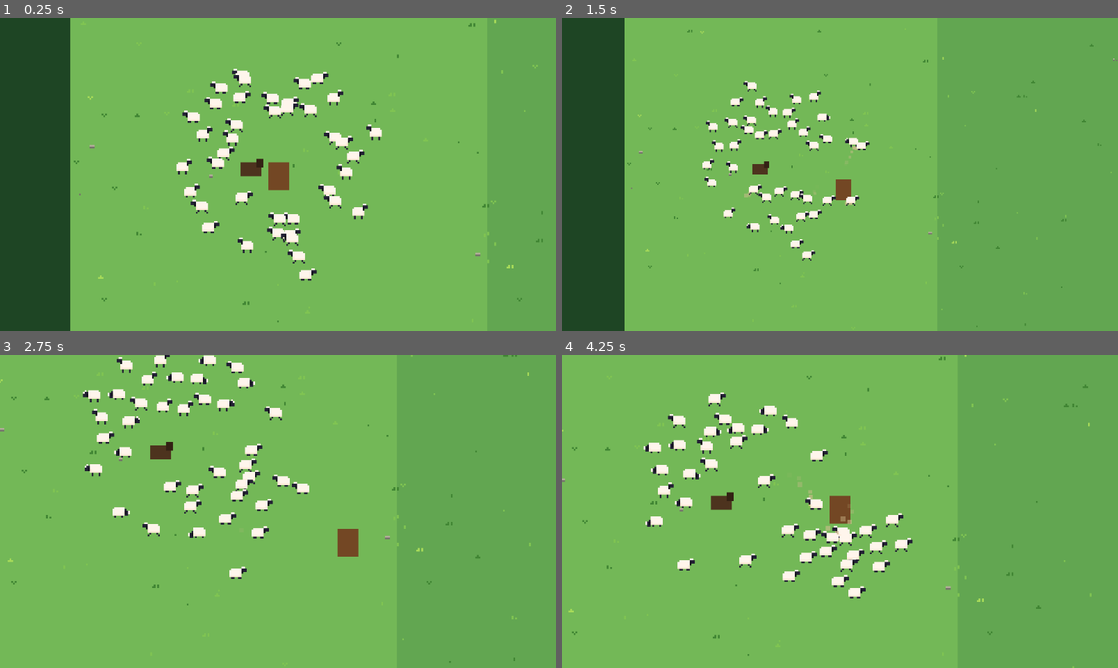
Above: before the commit, frames 1-4 (two rows, left to right).
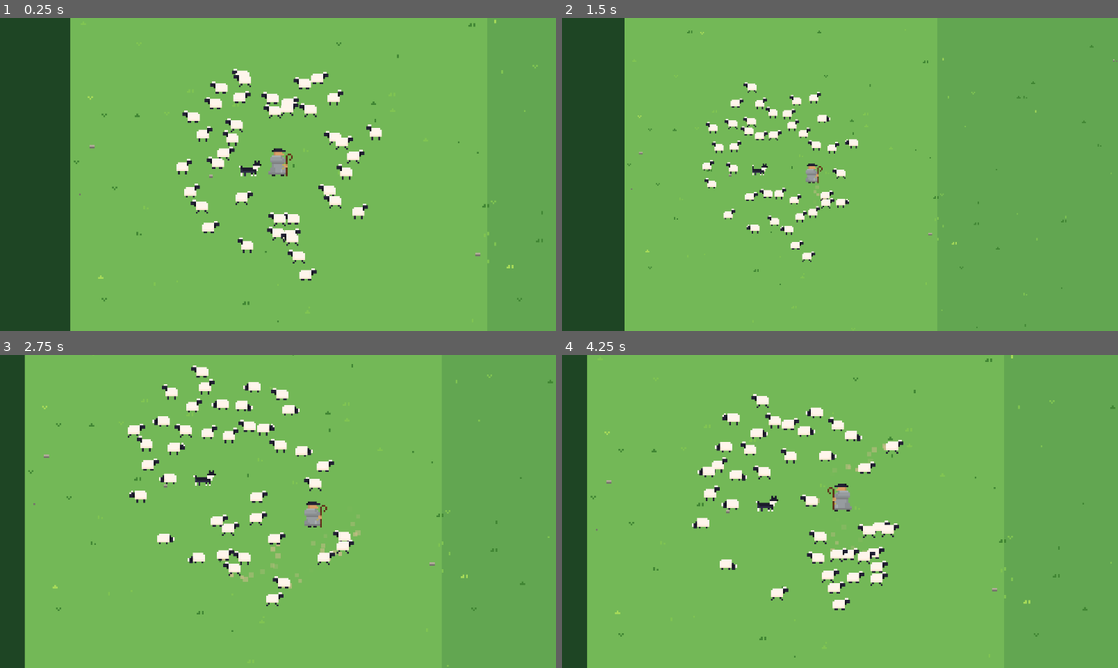
Above: after the commit, the same moments.

Repository: jaimegomesparente/wooly-caravan
Game: Godot game, scene res://scenes/main/main.tscn
Same seed, same stepped clock (60 frames per second), same inputs: the game is played once before the commit and once after it.
Inputs (mouse positions are in pixels of both pictures, inside the frame that each line leads up to):
- Up to frame 1 (0.25 s): no input
- Up to frame 2 (1.5 s): move the mouse to (962, 158) at 0.52 s; hold Right (move_right) 0.53-1.28 s; hold Mouse wheel up (zoom_in) 0.53-1.28 s; move the mouse to (728, 190) at 1.27 s; hold Down (move_down) from 1.28 s (still down); tap Mouse wheel down (zoom_out) at 1.35 s
- Up to frame 3 (2.75 s): move the mouse to (333, 442) at 2.02 s; release Down (move_down) at 2.03 s; hold Right (move_right) from 2.03 s (still down); hold Mouse wheel up (zoom_in) from 2.03 s (still down)
- Up to frame 4 (4.25 s): move the mouse to (812, 574) at 2.77 s; release Right (move_right) at 2.78 s; release Mouse wheel up (zoom_in) at 2.78 s; hold Up (move_up) 2.78-3.53 s; tap Mouse wheel down (zoom_out) at 2.85 s; move the mouse to (1006, 558) at 3.52 s; hold Left (move_left) from 3.53 s (still down); hold Mouse wheel up (zoom_in) from 3.53 s (still down)

The runs differ from the first frame. In frame 1, 0.6% of the frame differs, in the area x 43-53%, y 41-56%; in frame 2, 2.2%; in frame 3, 12%, in the area x 0-100%, y 0-100%; in frame 4, 11%.

Commit message:
feat(art): shepherd and dog sprites and animations
Shepherd: idle, run, call. Dog: idle, run, bark. Run while moving, idle
when still, flipped from velocity.x; call and bark play once (for the dog
orders, later). The placeholder rectangles are gone.

Diff:
--- a/entities/dog/dog.gd
+++ b/entities/dog/dog.gd
@@ -7,7 +7,7 @@
 
 enum State { WAIT, GATHER }
 
-## Minimum |velocity.x| (px/s) to flip the placeholder.
+## Minimum |velocity.x| (px/s) to flip the sprite.
 const FLIP_THRESHOLD := 5.0
 
 @export var data: DogData
@@ -24,13 +24,11 @@
 var _goal: Vector2
 var _heading: float = 0.0
 var _speed: float = 0.0
-var _head_x: float = 0.0
 
-@onready var _head: ColorRect = $Head
+@onready var _sprite: AnimatedSprite2D = $AnimatedSprite2D
 
 
 func _ready() -> void:
-	_head_x = _head.position.x
 	_goal = global_position
 
 
@@ -70,7 +68,7 @@
 				_target = rearmost
 			_goal = _push_point(shepherd) if _target else global_position
 	_move_to(_goal, delta)
-	_update_facing()
+	_update_animation()
 	queue_redraw()
 
 
@@ -136,9 +134,21 @@
 	move_and_slide()
 
 
-func _update_facing() -> void:
+## Plays the bark animation once (for the Bark order, later); moving resumes the usual animations.
+func play_bark() -> void:
+	_sprite.play(&"bark")
+
+
+func _update_animation() -> void:
 	if absf(velocity.x) > FLIP_THRESHOLD:
-		_head.position.x = -_head_x - _head.size.x if velocity.x < 0.0 else _head_x
+		_sprite.flip_h = velocity.x < 0.0
+	var moving := _speed > FLIP_THRESHOLD
+	# Let a bark finish while standing still.
+	if not moving and _sprite.animation == &"bark" and _sprite.is_playing():
+		return
+	var animation := &"run" if moving else &"idle"
+	if _sprite.animation != animation or not _sprite.is_playing():
+		_sprite.play(animation)
 
 
 ## Push away from sheep within avoid_radius (not the target); magnitude fades from 1 to 0 across it.
--- a/entities/dog/dog.tscn
+++ b/entities/dog/dog.tscn
@@ -1,37 +1,126 @@
-[gd_scene format=3]
+[gd_scene format=3 uid="uid://c67pgonbomrfh"]
 
-[ext_resource type="Script" path="res://entities/dog/dog.gd" id="1_script"]
+[ext_resource type="Script" uid="uid://bijg2iskjqfru" path="res://entities/dog/dog.gd" id="1_script"]
 [ext_resource type="Resource" path="res://resources/dog.tres" id="2_data"]
 [ext_resource type="PackedScene" path="res://effects/dust.tscn" id="3_dust"]
+[ext_resource type="Texture2D" uid="uid://boohdwk55lq6v" path="res://art/sprites/dogs/dog-Sheet.png" id="4_pl2nc"]
+
+[sub_resource type="AtlasTexture" id="AtlasTexture_gputl"]
+atlas = ExtResource("4_pl2nc")
+region = Rect2(128, 0, 16, 16)
+
+[sub_resource type="AtlasTexture" id="AtlasTexture_gq4hp"]
+atlas = ExtResource("4_pl2nc")
+region = Rect2(144, 0, 16, 16)
+
+[sub_resource type="AtlasTexture" id="AtlasTexture_4ckym"]
+atlas = ExtResource("4_pl2nc")
+region = Rect2(160, 0, 16, 16)
+
+[sub_resource type="AtlasTexture" id="AtlasTexture_eyydl"]
+atlas = ExtResource("4_pl2nc")
+region = Rect2(0, 0, 16, 16)
+
+[sub_resource type="AtlasTexture" id="AtlasTexture_heaid"]
+atlas = ExtResource("4_pl2nc")
+region = Rect2(16, 0, 16, 16)
+
+[sub_resource type="AtlasTexture" id="AtlasTexture_63i7a"]
+atlas = ExtResource("4_pl2nc")
+region = Rect2(32, 0, 16, 16)
+
+[sub_resource type="AtlasTexture" id="AtlasTexture_6gqdp"]
+atlas = ExtResource("4_pl2nc")
+region = Rect2(48, 0, 16, 16)
+
+[sub_resource type="AtlasTexture" id="AtlasTexture_mnyvp"]
+atlas = ExtResource("4_pl2nc")
+region = Rect2(64, 0, 16, 16)
+
+[sub_resource type="AtlasTexture" id="AtlasTexture_pqlck"]
+atlas = ExtResource("4_pl2nc")
+region = Rect2(80, 0, 16, 16)
+
+[sub_resource type="AtlasTexture" id="AtlasTexture_gkfla"]
+atlas = ExtResource("4_pl2nc")
+region = Rect2(96, 0, 16, 16)
+
+[sub_resource type="AtlasTexture" id="AtlasTexture_pmmnb"]
+atlas = ExtResource("4_pl2nc")
+region = Rect2(112, 0, 16, 16)
+
+[sub_resource type="SpriteFrames" id="SpriteFrames_dog"]
+animations = [{
+"frames": [{
+"duration": 1.0,
+"texture": SubResource("AtlasTexture_gputl")
+}, {
+"duration": 1.0,
+"texture": SubResource("AtlasTexture_gq4hp")
+}, {
+"duration": 1.0,
+"texture": SubResource("AtlasTexture_4ckym")
+}],
+"loop": 0,
+"name": &"bark",
+"speed": 5.0
+}, {
+"frames": [{
+"duration": 1.0,
+"texture": SubResource("AtlasTexture_eyydl")
+}, {
+"duration": 1.0,
+"texture": SubResource("AtlasTexture_heaid")
+}, {
+"duration": 1.0,
+"texture": SubResource("AtlasTexture_63i7a")
+}, {
+"duration": 1.0,
+"texture": SubResource("AtlasTexture_6gqdp")
+}],
+"loop": 1,
+"name": &"idle",
+"speed": 5.0
+}, {
+"frames": [{
+"duration": 1.0,
+"texture": SubResource("AtlasTexture_mnyvp")
+}, {
+"duration": 1.0,
+"texture": SubResource("AtlasTexture_pqlck")
+}, {
+"duration": 1.0,
+"texture": SubResource("AtlasTexture_gkfla")
+}, {
+"duration": 1.0,
+"texture": SubResource("AtlasTexture_pmmnb")
+}],
+"loop": 1,
+"name": &"run",
+"speed": 10.0
+}]
 
 [sub_resource type="RectangleShape2D" id="RectangleShape2D_body"]
 size = Vector2(12, 8)
 
-[node name="Dog" type="CharacterBody2D" groups=["dog"]]
+[node name="Dog" type="CharacterBody2D" unique_id=726092661 groups=["dog"]]
 collision_layer = 8
 collision_mask = 16
 motion_mode = 1
 script = ExtResource("1_script")
 data = ExtResource("2_data")
 
-[node name="Dust" parent="." instance=ExtResource("3_dust")]
+[node name="Dust" parent="." unique_id=1300479480 instance=ExtResource("3_dust")]
 min_speed = 50.0
 
-[node name="Placeholder" type="ColorRect" parent="."]
-offset_left = -6.0
-offset_top = -8.0
-offset_right = 6.0
-mouse_filter = 2
-color = Color(0.3, 0.2, 0.12, 1)
+[node name="AnimatedSprite2D" type="AnimatedSprite2D" parent="." unique_id=1071774784]
+position = Vector2(1, -5)
+sprite_frames = SubResource("SpriteFrames_dog")
+animation = &"bark"
+autoplay = "idle"
+frame = 2
+frame_progress = 1.0
 
-[node name="Head" type="ColorRect" parent="."]
-offset_left = 3.0
-offset_top = -10.0
-offset_right = 7.0
-offset_bottom = -5.0
-mouse_filter = 2
-color = Color(0.2, 0.13, 0.08, 1)
-
-[node name="CollisionShape2D" type="CollisionShape2D" parent="."]
+[node name="CollisionShape2D" type="CollisionShape2D" parent="." unique_id=726051838]
 position = Vector2(0, -4)
 shape = SubResource("RectangleShape2D_body")
--- a/entities/shepherd/shepherd.gd
+++ b/entities/shepherd/shepherd.gd
@@ -6,8 +6,13 @@
 @export var trail_spacing: float = 6.0
 @export var trail_max_points: int = 60
 
+## Minimum |velocity.x| (px/s) to flip the sprite.
+const FLIP_THRESHOLD := 5.0
+
 ## Past positions, oldest first. The front sheep walk along it instead of cutting toward him.
 var _trail: PackedVector2Array = []
+
+@onready var _sprite: AnimatedSprite2D = $AnimatedSprite2D
 
 
 func _physics_process(_delta: float) -> void:
@@ -15,6 +20,12 @@
 	velocity = direction * speed
 	move_and_slide()
 	_record_trail()
+	_update_animation()
+
+
+## Plays the call animation once (for the dog orders, later); walking resumes the usual animations.
+func play_call() -> void:
+	_sprite.play(&"call")
 
 
 ## The point of the trail `distance_behind` px behind the shepherd, measured along his path.
@@ -35,6 +46,18 @@
 	return _trail
 
 
+func _update_animation() -> void:
+	if absf(velocity.x) > FLIP_THRESHOLD:
+		_sprite.flip_h = velocity.x < 0.0
+	var moving := velocity.length() > 0.0
+	# Let a call finish while standing still.
+	if not moving and _sprite.animation == &"call" and _sprite.is_playing():
+		return
+	var animation := &"run" if moving else &"idle"
+	if _sprite.animation != animation or not _sprite.is_playing():
+		_sprite.play(animation)
+
+
 func _record_trail() -> void:
 	if _trail.is_empty() or global_position.distance_to(_trail[-1]) >= trail_spacing:
 		_trail.append(global_position)
--- a/entities/shepherd/shepherd.tscn
+++ b/entities/shepherd/shepherd.tscn
@@ -1,6 +1,88 @@
 [gd_scene format=3 uid="uid://1jxjp03wmhwd"]
 
 [ext_resource type="Script" uid="uid://neqt0gh80e0l" path="res://entities/shepherd/shepherd.gd" id="1_script"]
+[ext_resource type="Texture2D" uid="uid://brydiksr72vi5" path="res://art/sprites/shepherd/shepherd-Sheet.png" id="2_hg5gq"]
+
+[sub_resource type="AtlasTexture" id="AtlasTexture_lkgrd"]
+atlas = ExtResource("2_hg5gq")
+region = Rect2(192, 0, 32, 32)
+
+[sub_resource type="AtlasTexture" id="AtlasTexture_ltr1q"]
+atlas = ExtResource("2_hg5gq")
+region = Rect2(224, 0, 32, 32)
+
+[sub_resource type="AtlasTexture" id="AtlasTexture_v0336"]
+atlas = ExtResource("2_hg5gq")
+region = Rect2(256, 0, 32, 32)
+
+[sub_resource type="AtlasTexture" id="AtlasTexture_726nc"]
+atlas = ExtResource("2_hg5gq")
+region = Rect2(0, 0, 32, 32)
+
+[sub_resource type="AtlasTexture" id="AtlasTexture_02scc"]
+atlas = ExtResource("2_hg5gq")
+region = Rect2(32, 0, 32, 32)
+
+[sub_resource type="AtlasTexture" id="AtlasTexture_ph7nh"]
+atlas = ExtResource("2_hg5gq")
+region = Rect2(64, 0, 32, 32)
+
+[sub_resource type="AtlasTexture" id="AtlasTexture_x2dx5"]
+atlas = ExtResource("2_hg5gq")
+region = Rect2(96, 0, 32, 32)
+
+[sub_resource type="AtlasTexture" id="AtlasTexture_oc4av"]
+atlas = ExtResource("2_hg5gq")
+region = Rect2(128, 0, 32, 32)
+
+[sub_resource type="AtlasTexture" id="AtlasTexture_grip6"]
+atlas = ExtResource("2_hg5gq")
+region = Rect2(160, 0, 32, 32)
+
+[sub_resource type="SpriteFrames" id="SpriteFrames_shepherd"]
+animations = [{
+"frames": [{
+"duration": 1.0,
+"texture": SubResource("AtlasTexture_lkgrd")
+}, {
+"duration": 1.0,
+"texture": SubResource("AtlasTexture_ltr1q")
+}, {
+"duration": 1.0,
+"texture": SubResource("AtlasTexture_v0336")
+}],
+"loop": 0,
+"name": &"call",
+"speed": 5.0
+}, {
+"frames": [{
+"duration": 1.0,
+"texture": SubResource("AtlasTexture_726nc")
+}, {
+"duration": 1.0,
+"texture": SubResource("AtlasTexture_02scc")
+}],
+"loop": 1,
+"name": &"idle",
+"speed": 2.0
+}, {
+"frames": [{
+"duration": 1.0,
+"texture": SubResource("AtlasTexture_ph7nh")
+}, {
+"duration": 1.0,
+"texture": SubResource("AtlasTexture_x2dx5")
+}, {
+"duration": 1.0,
+"texture": SubResource("AtlasTexture_oc4av")
+}, {
+"duration": 1.0,
+"texture": SubResource("AtlasTexture_grip6")
+}],
+"loop": 1,
+"name": &"run",
+"speed": 6.0
+}]
 
 [sub_resource type="RectangleShape2D" id="RectangleShape2D_body"]
 size = Vector2(12, 16)
@@ -9,14 +91,13 @@
 collision_mask = 16
 motion_mode = 1
 script = ExtResource("1_script")
-speed = 64.0
 
-[node name="Placeholder" type="ColorRect" parent="." unique_id=1245055895]
-offset_left = -6.0
-offset_top = -8.0
-offset_right = 6.0
-offset_bottom = 8.0
-color = Color(0.45, 0.28, 0.14, 1)
+[node name="AnimatedSprite2D" type="AnimatedSprite2D" parent="." unique_id=1995826777]
+position = Vector2(0, -7)
+sprite_frames = SubResource("SpriteFrames_shepherd")
+animation = &"idle"
+autoplay = "idle"
 
 [node name="CollisionShape2D" type="CollisionShape2D" parent="." unique_id=1564870084]
+position = Vector2(0, -8)
 shape = SubResource("RectangleShape2D_body")
Binary file added: art/sprites/dogs/dog-Sheet.png
Not shown, added: art/sprites/dogs/dog-Sheet.png.import
Binary file added: art/sprites/shepherd/shepherd-Sheet.png
Not shown, added: art/sprites/shepherd/shepherd-Sheet.png.import
Not shown: 1 places in scenes/main/main.tscn that only renumber resources
Not shown, changed: CLAUDE.md
